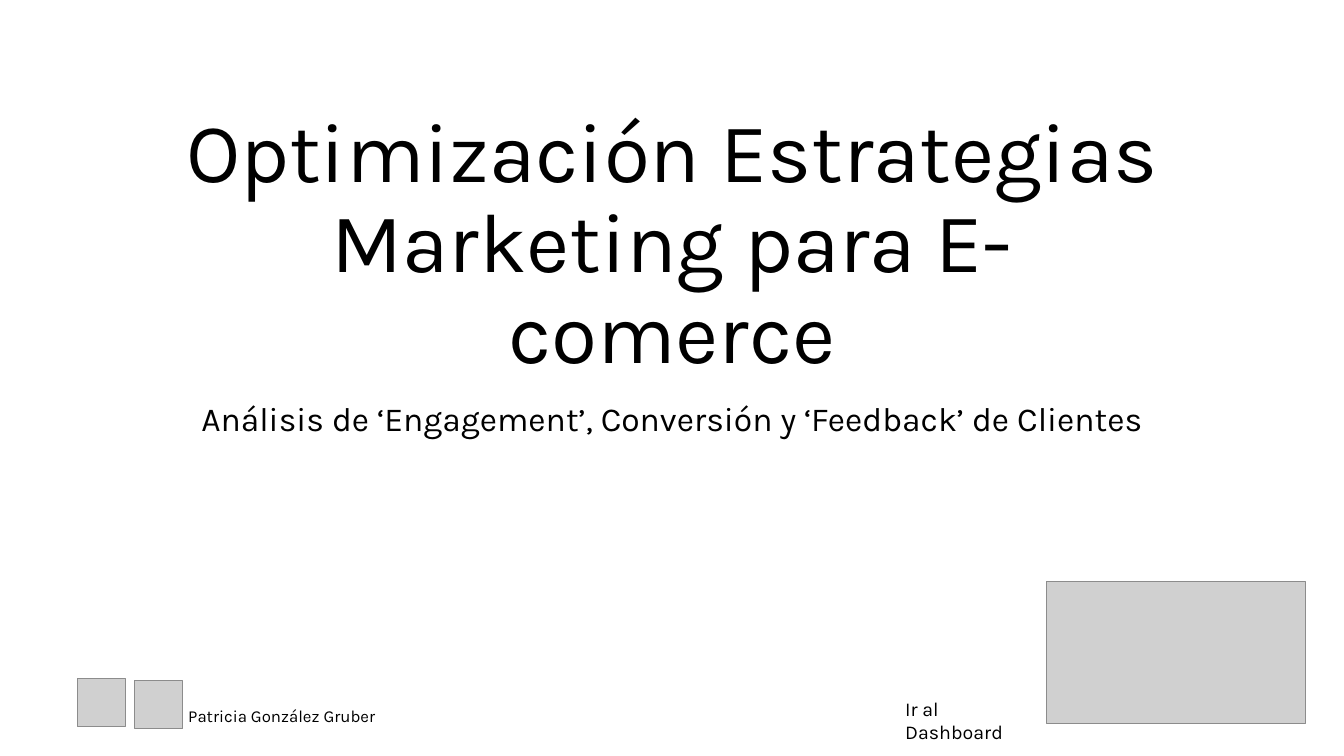
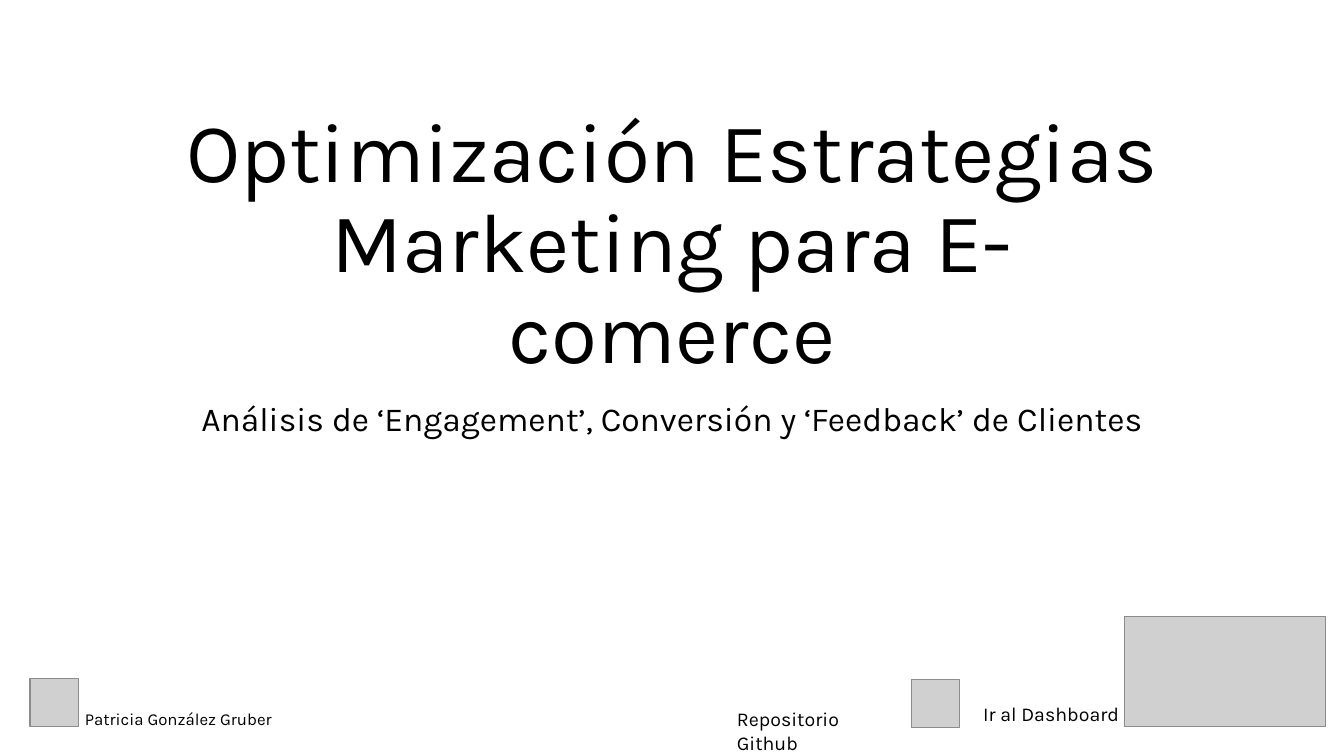
Before and after one commit to Patri-EGG/Optimization-of-Marketing-Strategies-for-E-commerce, a slide deck: slide 1 of Presentacion Proyecto .pptx. Drawn at 1344x756 pixels with LibreOffice and Linux fonts; fonts in the diff are those of the drawing; grey boxes stand for pictures. Boxes give left, top, right and bottom in pixels: in the first picture for what was removed or moved away, otherwise in the second. Text is boxed around its words. In the diff, an @@ line names an element or a change of style, - is before the commit and + after.

Commit message:
Enlaces presentación updated

```diff
--- a/Presentacion Proyecto .pptx
+++ b/Presentacion Proyecto .pptx
@@ picture: place and size @@
-picture at (1047, 582, 1306, 724)
+picture at (1125, 617, 1326, 727)
@@ picture: place and size @@
-picture at (78, 679, 126, 727)
+picture at (30, 679, 79, 727)
@@ picture: place and size @@
-picture at (135, 681, 184, 729)
+picture at (911, 680, 960, 728)
@@ text "Patricia González Gruber": place and size @@
-text "Patricia González Gruber" at (188, 709, 376, 722)
+text "Patricia González Gruber" at (85, 712, 272, 726)
@@ text added at (737, 712, 839, 751), 14 pt, text #000000 @@
+Repositorio Github
@@ text "Ir al Dashboard" rewrapped from (905, 702, 1003, 740) to (983, 707, 1119, 722) @@
```
Also in this commit, not shown: 3 other files.
